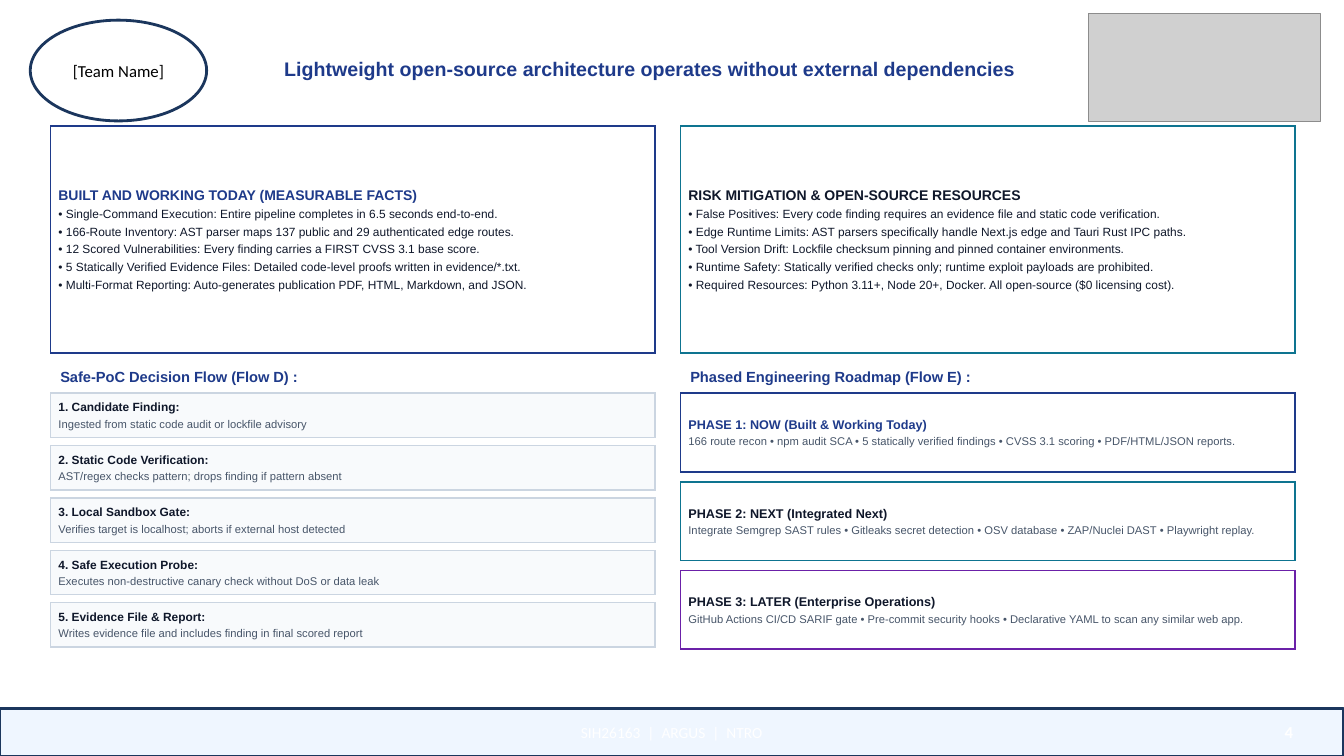
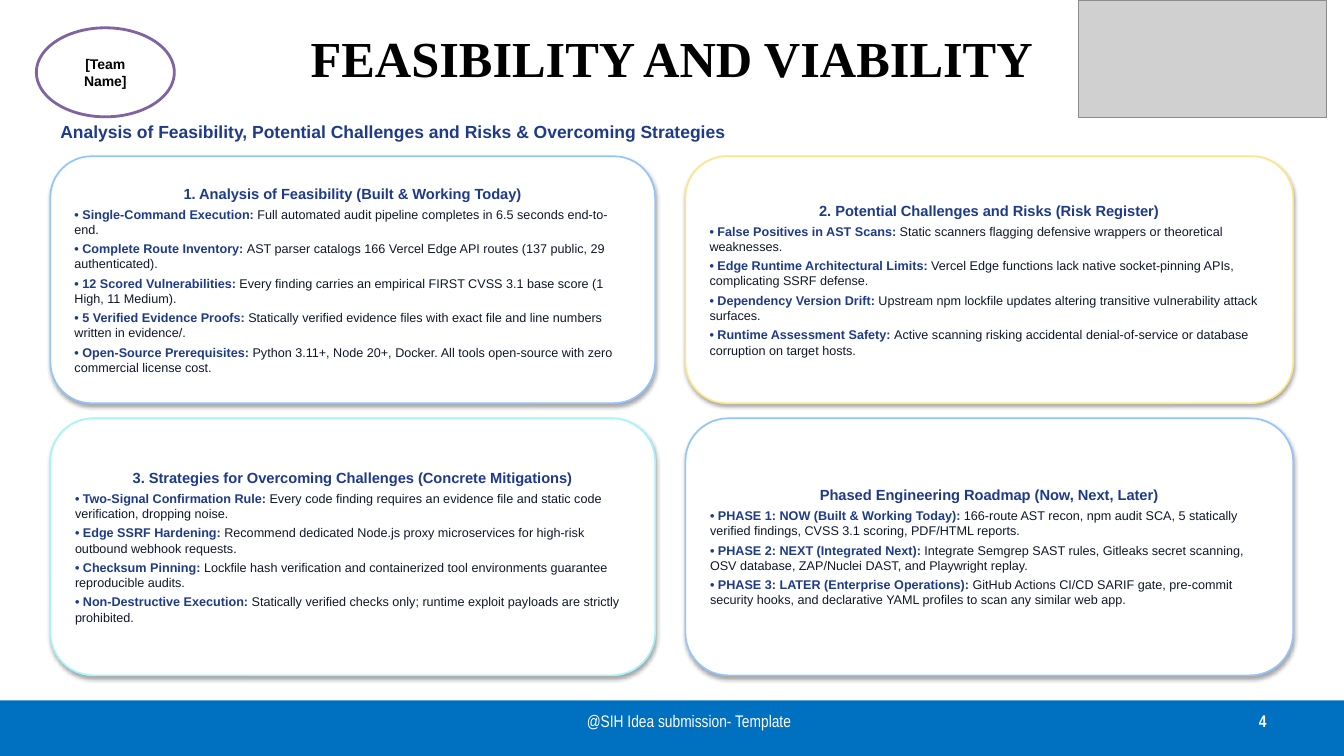
Before and after one commit to princeyadaviiit/argus-world-monitor, a slide deck: slide 4 of SIH26163_ARGUS_Idea_PPT.pptx. Drawn at 1344x756 pixels with LibreOffice and Linux fonts; fonts in the diff are those of the drawing; grey boxes stand for pictures. Boxes give left, top, right and bottom in pixels: in the first picture for what was removed or moved away, otherwise in the second. Text is boxed around its words. In the diff, an @@ line names an element or a change of style, - is before the commit and + after.

```diff
--- a/SIH26163_ARGUS_Idea_PPT.pptx
+++ b/SIH26163_ARGUS_Idea_PPT.pptx
@@ ellipse removed at [30,20,207,121] @@
@@ ellipse "[Team Name]": place and size @@
-ellipse "[Team Name]" at [73,65,164,80]
+ellipse "[Team Name]" at [36,28,174,117]
@@ ellipse "[Team Name]" at [36,28,174,117]: size 12 to 10 pt, font Calibri to Arial, bold on; fill none to #FFFFFF; outline none to #8064A2 2 pt @@
@@ picture: place and size @@
-picture at [1089,13,1321,122]
+picture at [1079,0,1327,117]
@@ title added at [311,43,1033,78], 36 pt, text #000000, bold @@
+FEASIBILITY AND VIABILITY
@@ text removed at [284,61,1015,80] @@
-Lightweight open-source architecture operates without external dependencies
@@ text added at [60,125,725,142], 12.5 pt, text #1E3A8A, bold @@
+Analysis of Feasibility, Potential Challenges and Risks & Overcoming Strategies
@@ rectangle removed at [681,126,1296,353] @@
-RISK MITIGATION & OPEN-SOURCE RESOURCES
-• False Positives: Every code finding requires an evidence file and static code verification.
-• Edge Runtime Limits: AST parsers specifically handle Next.js edge and Tauri Rust IPC paths.
-• Tool Version Drift: Lockfile checksum pinning and pinned container environments.
-• Runtime Safety: Statically verified checks only; runtime exploit payloads are prohibited.
-• Required Resources: Python 3.11+, Node 20+, Docker. All open-source ($0 licensing cost).
@@ rounded rectangle "1. Analysis of Feasibility (Built ...": place and size @@
-rounded rectangle "1. Analysis of Feasibility (Built ..." at [50,126,655,353]
+rounded rectangle "1. Analysis of Feasibility (Built ..." at [50,156,655,403]
@@ rounded rectangle "1. Analysis of Feasibility (Built ..." at [50,156,655,403]: rectangle to rounded rectangle; outline #1E3A8A 1.2 pt to #93C5FD 1.2 pt; shadow on @@
@@ rounded rectangle added at [686,156,1294,403], fill #FFFFFF, outline #FDE68A 1.2 pt, 9 pt, text #0F172A @@
+2. Potential Challenges and Risks (Risk Register)
+• False Positives in AST Scans: Static scanners flagging defensive wrappers or theoretical weaknesses.
+• Edge Runtime Architectural Limits: Vercel Edge functions lack native socket-pinning APIs, complicating SSRF defense.
+• Dependency Version Drift: Upstream npm lockfile updates altering transitive vulnerability attack surfaces.
+• Runtime Assessment Safety: Active scanning risking accidental denial-of-service or database corruption on target hosts.
@@ text in rounded rectangle at [74,188,613,372]: text changed; size 8.5 to 9 pt @@
-BUILT AND WORKING TODAY (MEASURABLE FACTS)
-• Single-Command Execution: Entire pipeline completes in 6.5 seconds end-to-end.
-• 166-Route Inventory: AST parser maps 137 public and 29 authenticated edge routes.
-• 12 Scored Vulnerabilities: Every finding carries a FIRST CVSS 3.1 base score.
-• 5 Statically Verified Evidence Files: Detailed code-level proofs written in evidence/*.txt.
-• Multi-Format Reporting: Auto-generates publication PDF, HTML, Markdown, and JSON.
+1. Analysis of Feasibility (Built & Working Today)
+• Single-Command Execution: Full automated audit pipeline completes in 6.5 seconds end-to-end.
+• Complete Route Inventory: AST parser catalogs 166 Vercel Edge API routes (137 public, 29 authenticated).
+• 12 Scored Vulnerabilities: Every finding carries an empirical FIRST CVSS 3.1 base score (1 High, 11 Medium).
+• 5 Verified Evidence Proofs: Statically verified evidence files with exact file and line numbers written in evidence/.
+• Open-Source Prerequisites: Python 3.11+, Node 20+, Docker. All tools open-source with zero commercial license cost.
@@ text removed at [60,371,288,385] @@
-Safe-PoC Decision Flow (Flow D) :
@@ text removed at [690,371,962,385] @@
-Phased Engineering Roadmap (Flow E) :
@@ rectangle removed at [50,393,655,438] @@
-1. Candidate Finding:
-Ingested from static code audit or lockfile advisory
@@ rounded rectangle added at [50,418,655,676], fill #FFFFFF, outline #A5F3FC 1.2 pt, 9 pt, text #0F172A @@
+3. Strategies for Overcoming Challenges (Concrete Mitigations)
+• Two-Signal Confirmation Rule: Every code finding requires an evidence file and static code verification, dropping noise.
+• Edge SSRF Hardening: Recommend dedicated Node.js proxy microservices for high-risk outbound webhook requests.
+• Checksum Pinning: Lockfile hash verification and containerized tool environments guarantee reproducible audits.
+• Non-Destructive Execution: Statically verified checks only; runtime exploit payloads are strictly prohibited.
@@ rectangle removed at [681,393,1296,472] @@
-PHASE 1: NOW (Built & Working Today)
-166 route recon • npm audit SCA • 5 statically verified findings • CVSS 3.1 scoring • PDF/HTML/JSON reports.
@@ rounded rectangle added at [686,418,1294,676], fill #FFFFFF, outline #93C5FD 1.2 pt, 9 pt, text #0F172A @@
+Phased Engineering Roadmap (Now, Next, Later)
+• PHASE 1: NOW (Built & Working Today): 166-route AST recon, npm audit SCA, 5 statically verified findings, CVSS 3.1 scoring, PDF/HTML reports.
+• PHASE 2: NEXT (Integrated Next): Integrate Semgrep SAST rules, Gitleaks secret scanning, OSV database, ZAP/Nuclei DAST, and Playwright replay.
+• PHASE 3: LATER (Enterprise Operations): GitHub Actions CI/CD SARIF gate, pre-commit security hooks, and declarative YAML profiles to scan any similar web app.
@@ rectangle removed at [50,446,655,490] @@
-2. Static Code Verification:
-AST/regex checks pattern; drops finding if pattern absent
@@ rectangle removed at [50,498,655,542] @@
-3. Local Sandbox Gate:
-Verifies target is localhost; aborts if external host detected
@@ rectangle removed at [681,482,1296,561] @@
-PHASE 2: NEXT (Integrated Next)
-Integrate Semgrep SAST rules • Gitleaks secret detection • OSV database • ZAP/Nuclei DAST • Playwright replay.
@@ rectangle removed at [50,551,655,595] @@
-4. Safe Execution Probe:
-Executes non-destructive canary check without DoS or data leak
@@ rectangle removed at [681,571,1296,649] @@
-PHASE 3: LATER (Enterprise Operations)
-GitHub Actions CI/CD SARIF gate • Pre-commit security hooks • Declarative YAML to scan any similar web app.
@@ rectangle removed at [50,603,655,647] @@
-5. Evidence File & Report:
-Writes evidence file and includes finding in final scored report
@@ rectangle: place and size @@
-rectangle at [0,709,1344,756]
+rectangle at [0,701,1344,756]
@@ rectangle at [0,701,1344,756]: fill #EFF6FF to #0070C0; outline #1B365D 2 pt to none; shadow on @@
@@ text added at [587,715,791,731], 12 pt, text #FFFFFF @@
+@SIH Idea submission- Template
@@ page number added at [1259,715,1267,727], 12 pt, text #FFFFFF, bold @@
+4
```
Also in this commit, not shown: 2 other slides changed, 3 slides added, 3 slides removed, 5 other files.
